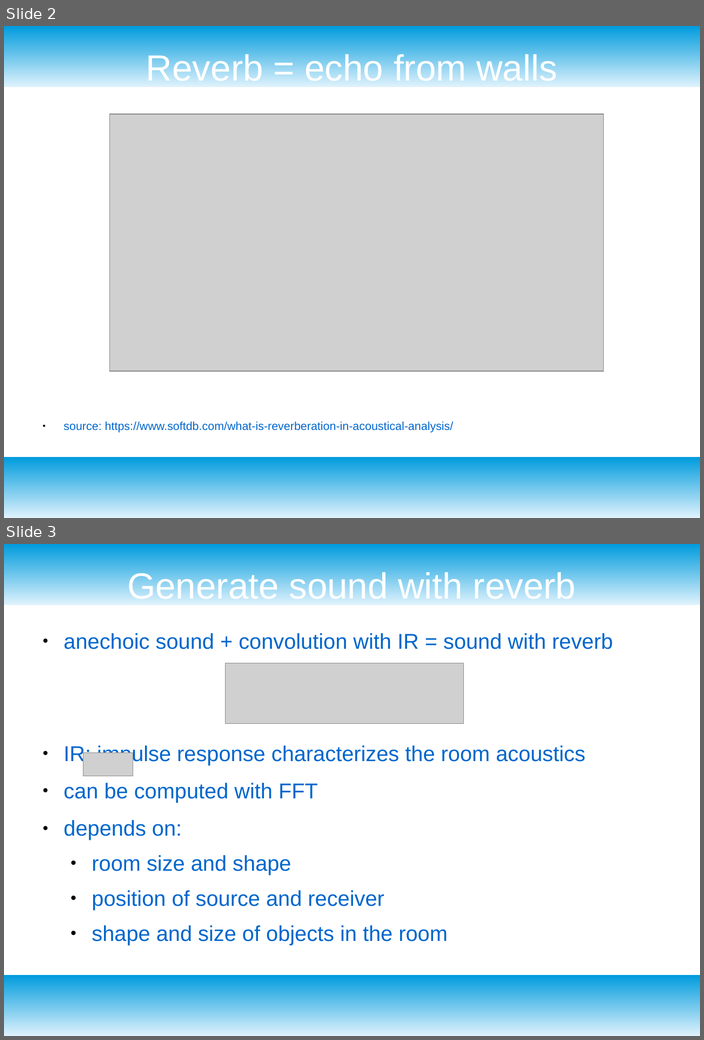
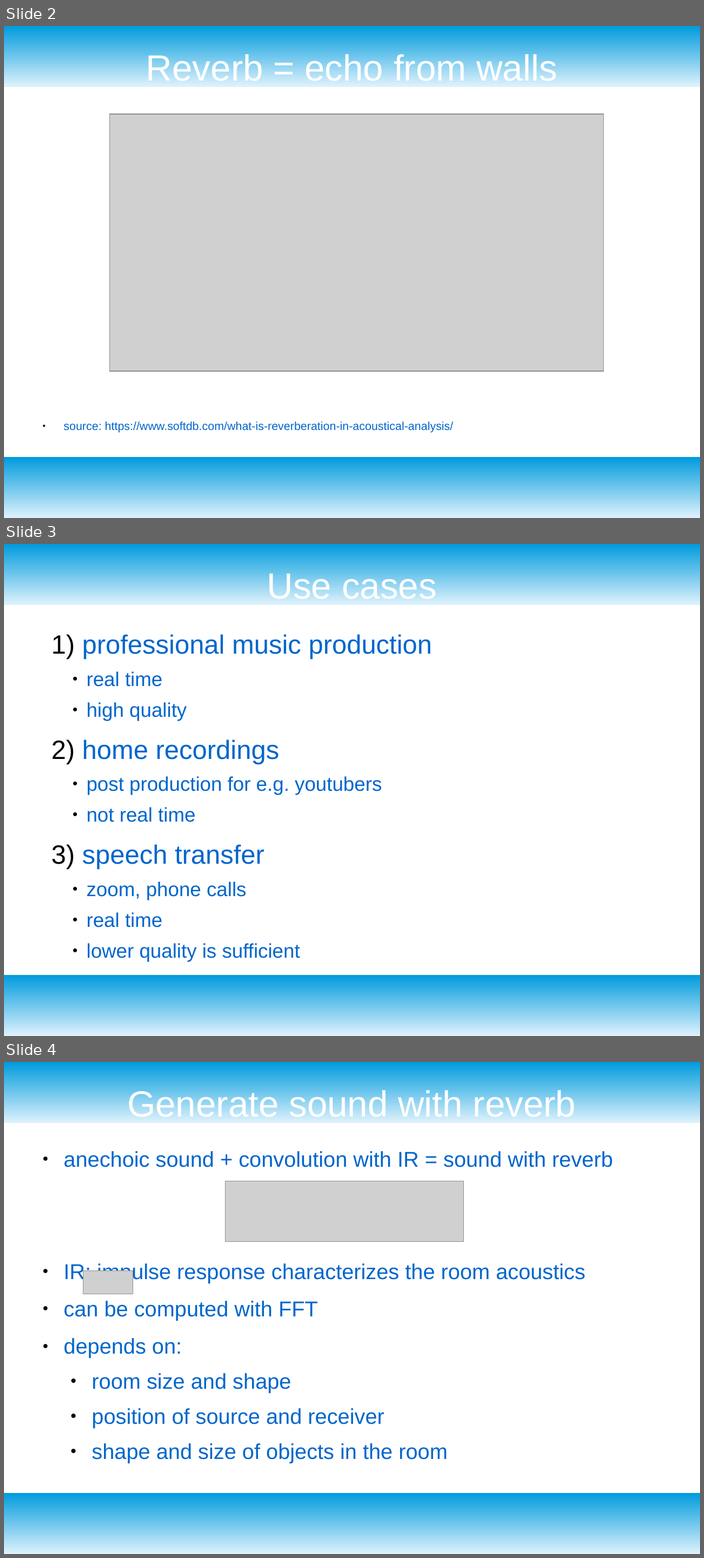
Before and after one commit to jakobatgithub/unreverb, a slide deck: project_presentation.odp. Shown one above the other, each under a label of ours: slides 2 and 3 before the commit, slides 2, 3 and 4 after it. The pictures are 704x1040 and 704x1558 pixels, drawn with LibreOffice and Linux fonts; fonts in the diff are those of the drawing; grey boxes stand for pictures. Boxes give left, top, right and bottom in pixels: in the first picture for what was removed or moved away, otherwise in the second. Text is boxed around its words. In the diff, an @@ line names an element or a change of style, - is before the commit and + after.

```diff
--- a/project_presentation.odp
+++ b/project_presentation.odp
@@ slide 3 added at bbox=[4, 544, 700, 1036], background #FFFFFF; not listed: 2 template elements that a slide beside it also shows @@
@@ title added at bbox=[267, 570, 437, 606], 44 pt, text #FFFFFF @@
+Use cases
@@ text added at bbox=[82, 634, 432, 961], 24 pt, text #0066CC @@
+1) professional music production
+    ● real time
+    ● high quality
+2) home recordings
+    ● post production for e.g. youtubers
+    ● not real time
+3) speech transfer
+    ● zoom, phone calls
+    ● real time
+    ● lower quality is sufficient
@@ what was slide 3 is now slide 4 @@
```
Also in this commit, not shown: 1 slide changed, 2 other files.
